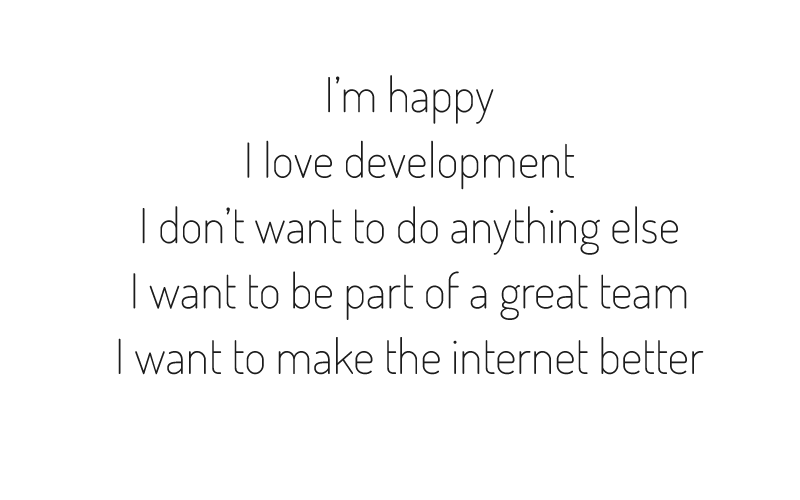
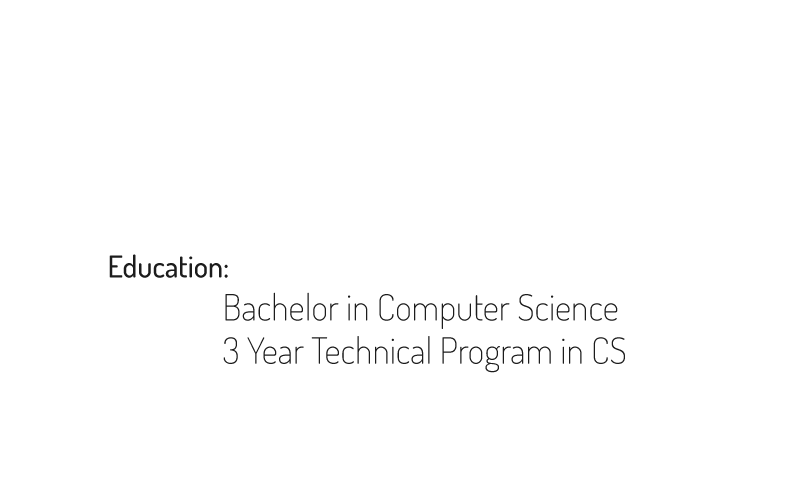
The second 800 × 500 image is a revision of the first. Changes to its layers:
showed group "Education" (2 layers) over bbox(109, 140, 673, 373)
added layer "Bachelor in Computer Science 3 Year Technical Program in CS" in group "Education" over bbox(223, 292, 625, 373)
renamed "Education: Bachelor in Computer Science 3 Year Technical" to "Education:", painted on it over bbox(109, 140, 673, 352)
hid group "Happy" (1 layers) over bbox(109, 75, 704, 375)
renamed "I’m happy I love development I don’t want to do anything el" to "I’m happy I love development I don’t want to do anything else I", painted on it over bbox(109, 75, 704, 375)
